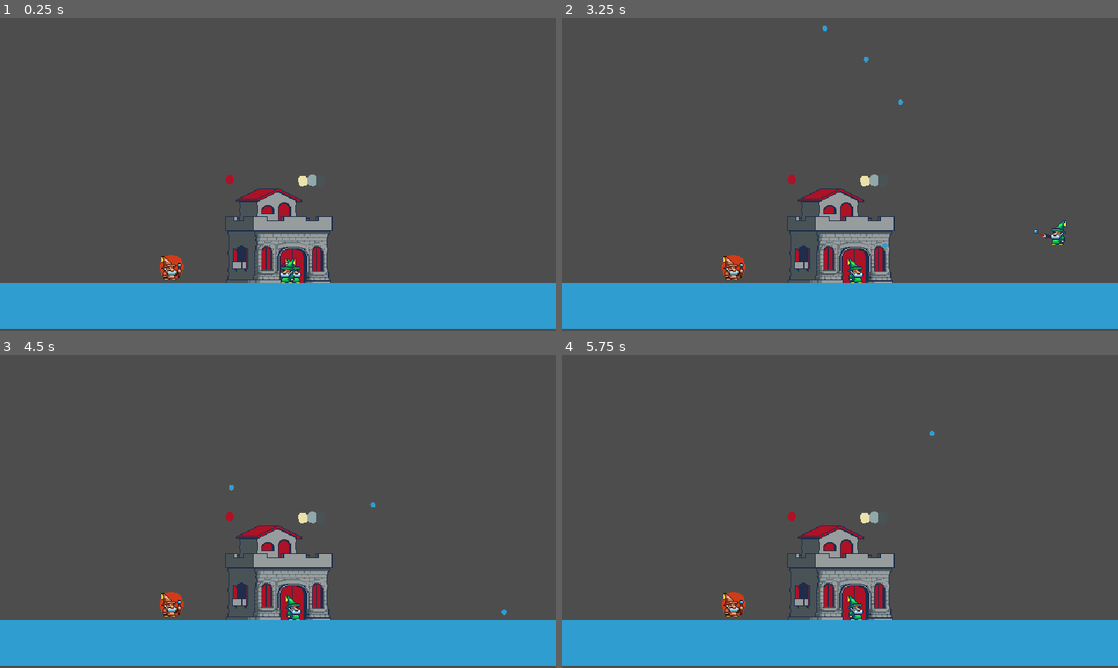
Above: before the commit, frames 1-4 (two rows, left to right).
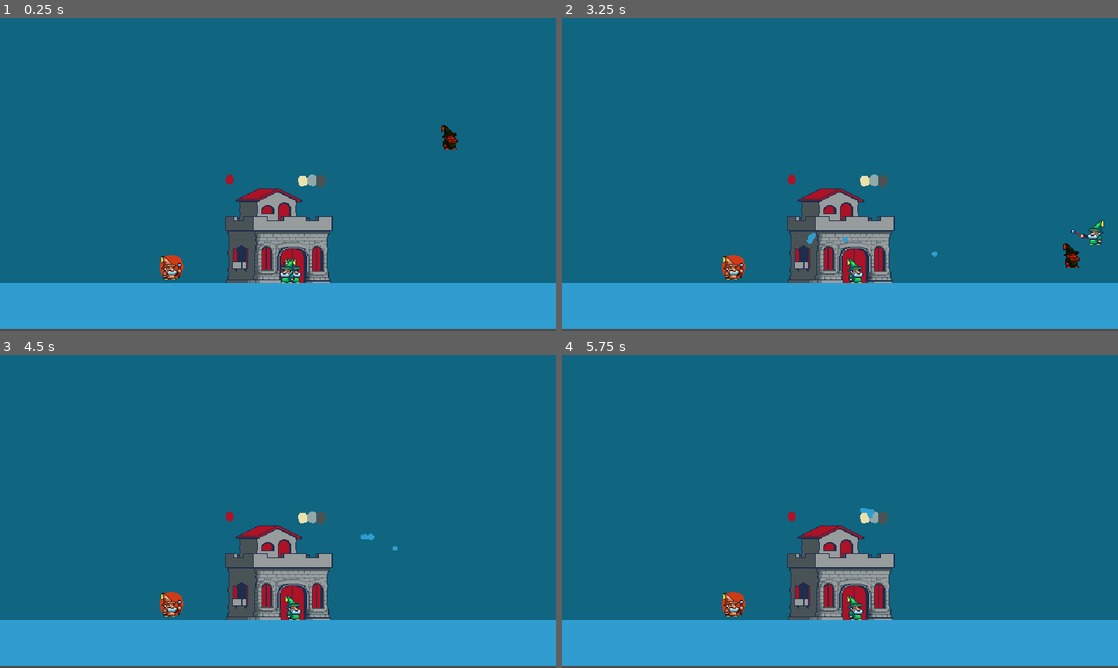
Above: after the commit, the same moments.

Repository: compactcola/dumpus-quest
Game: Godot game, scene res://Scenes/main.tscn
The game is run twice, just before and just after one commit, with the same random seed, the same clock (stepped at 60 frames per second) and the same inputs.
Inputs (mouse positions are in pixels of both pictures, inside the frame that each line leads up to):
- Up to frame 1 (0.25 s): no input
- Up to frame 2 (3.25 s): move the mouse to (962, 158) at 0.52 s; press the mouse at (962, 158) at 0.53 s; hold Right (right) 0.53-2.03 s; tap Space (jump) at 0.77, 1.52, 3.02 s; move the mouse to (728, 190) at 1.27 s; release the mouse at (728, 190) at 1.28 s; click (728, 190) at 1.35 s; move the mouse to (895, 105) at 2.02 s; press the mouse at (895, 105) at 2.03 s; hold A (left) 2.03-2.78 s; right-click (895, 105) at 2.1 s; move the mouse to (812, 237) at 2.77 s; release the mouse at (812, 237) at 2.78 s; hold Right (right) from 2.78 s (still down); click (812, 237) at 2.85 s
- Up to frame 3 (4.5 s): move the mouse to (444, 558) at 3.52 s; press the mouse at (444, 558) at 3.53 s; tap Space (jump) at 3.77 s; move the mouse to (111, 464) at 4.27 s; release Right (right) at 4.28 s; release the mouse at (111, 464) at 4.28 s; hold A (left) from 4.28 s (still down); right-click (111, 464) at 4.35 s
- Up to frame 4 (5.75 s): tap Space (jump) at 4.52 s; click (673, 464) at 4.55 s; move the mouse to (867, 511) at 5.02 s; release A (left) at 5.03 s; press the mouse at (867, 511) at 5.03 s; hold Right (right) from 5.03 s (still down)

The runs differ from the first frame. In frame 1, 79% of the frame differs, in the area x 0-100%, y 0-85%; in frame 2, 80%; in frame 3, 79%; in frame 4, 79%.

Commit message:
Enemies and Homing Bullet

Diff:
--- /dev/null
+++ b/Scenes/enemy.tscn
@@ -0,0 +1,18 @@
+[gd_scene format=3 uid="uid://dblshrwg2o4vc"]
+
+[ext_resource type="Script" uid="uid://byttwasrconw1" path="res://Scripts/enemy.gd" id="1_1f0kj"]
+[ext_resource type="Texture2D" uid="uid://brtt3h76ep6kt" path="res://Assets/dumpus_sprite.png" id="1_hghv2"]
+
+[sub_resource type="CircleShape2D" id="CircleShape2D_dacj3"]
+radius = 11.045361
+
+[node name="Enemy" type="CharacterBody2D" unique_id=1707579218]
+script = ExtResource("1_1f0kj")
+
+[node name="DumpusSprite" type="Sprite2D" parent="." unique_id=654941549]
+modulate = Color(0.82697845, 0.15667307, 0, 1)
+texture = ExtResource("1_hghv2")
+
+[node name="CollisionShape2D" type="CollisionShape2D" parent="." unique_id=1995874871]
+position = Vector2(0, 5)
+shape = SubResource("CircleShape2D_dacj3")
--- /dev/null
+++ b/Scenes/homing_bullet.tscn
@@ -0,0 +1,17 @@
+[gd_scene format=3 uid="uid://d0lj4ibj4h0lv"]
+
+[ext_resource type="Script" uid="uid://cvnc8f1ni5kod" path="res://Scripts/homing_bullet.gd" id="1_0s35j"]
+[ext_resource type="Texture2D" uid="uid://u608yhochy33" path="res://Assets/circle.png" id="1_uj3q4"]
+
+[sub_resource type="CircleShape2D" id="CircleShape2D_0s35j"]
+radius = 3.0
+
+[node name="HomingBullet" type="Area2D" unique_id=864879883]
+script = ExtResource("1_0s35j")
+
+[node name="CollisionShape2D" type="CollisionShape2D" parent="." unique_id=614318173]
+shape = SubResource("CircleShape2D_0s35j")
+
+[node name="Circle" type="Sprite2D" parent="." unique_id=1482554024]
+scale = Vector2(0.1875, 0.1875)
+texture = ExtResource("1_uj3q4")
--- a/Scenes/main.tscn
+++ b/Scenes/main.tscn
@@ -4,26 +4,34 @@
 [ext_resource type="Texture2D" uid="uid://dh1rq2pke4j2b" path="res://Assets/cube.png" id="2_bo1nx"]
 [ext_resource type="Texture2D" uid="uid://c36nlfpio5u2y" path="res://Assets/dumpus_house.png" id="3_8gbba"]
 [ext_resource type="PackedScene" uid="uid://ctbxgw0m8jbql" path="res://Scenes/upgrade.tscn" id="4_jjvhh"]
+[ext_resource type="PackedScene" uid="uid://dblshrwg2o4vc" path="res://Scenes/enemy.tscn" id="5_kry3j"]
 
 [sub_resource type="RectangleShape2D" id="RectangleShape2D_ra2i3"]
 size = Vector2(640, 57)
 
 [node name="Main" type="Node2D" unique_id=1868022394]
 
-[node name="StaticBody2D" type="StaticBody2D" parent="." unique_id=36067439]
+[node name="Background" type="Sprite2D" parent="." unique_id=864478671]
+modulate = Color(0.35307974, 0.6461976, 0.6136495, 1)
+z_index = -50
+position = Vector2(320.49997, 178)
+scale = Vector2(20.15625, 11.25)
+texture = ExtResource("2_bo1nx")
+
+[node name="Ground" type="StaticBody2D" parent="." unique_id=36067439]
 position = Vector2(95.99997, 115)
 
-[node name="CollisionShape2D" type="CollisionShape2D" parent="StaticBody2D" unique_id=597792059]
+[node name="CollisionShape2D" type="CollisionShape2D" parent="Ground" unique_id=597792059]
 position = Vector2(224.00003, 218.5)
 shape = SubResource("RectangleShape2D_ra2i3")
 
-[node name="CharacterBody2D" parent="." unique_id=13518905 instance=ExtResource("1_jjgbg")]
-position = Vector2(331, 287)
-
-[node name="Cube" type="Sprite2D" parent="." unique_id=1455814699]
-position = Vector2(320.49997, 331.5)
+[node name="Cube" type="Sprite2D" parent="Ground" unique_id=1455814699]
+position = Vector2(224.5, 216.5)
 scale = Vector2(20.15625, 1.6562498)
 texture = ExtResource("2_bo1nx")
+
+[node name="Player" parent="." unique_id=13518905 instance=ExtResource("1_jjgbg")]
+position = Vector2(331, 287)
 
 [node name="DumpusHouse" type="Sprite2D" parent="." unique_id=2136069297]
 z_index = -10
@@ -32,3 +40,6 @@
 
 [node name="Area2D" parent="." unique_id=1564626523 instance=ExtResource("4_jjvhh")]
 position = Vector2(198, 286)
+
+[node name="Enemy" parent="." unique_id=1535344257 instance=ExtResource("5_kry3j")]
+position = Vector2(556, 103)
--- /dev/null
+++ b/Scripts/enemy.gd
@@ -0,0 +1,16 @@
+extends CharacterBody2D
+
+@onready var player = get_node("/root/Main/Player")
+
+var health = 2
+var speed = 200
+
+func _physics_process(delta):
+	var direction = (player.position - global_position).normalized()
+	position += direction * speed * delta
+	move_and_slide()
+
+func take_damage():
+	health -= 1
+	if health <= 0:
+		queue_free()
--- /dev/null
+++ b/Scripts/homing_bullet.gd
@@ -0,0 +1,15 @@
+extends Area2D
+
+var speed := 200.0
+var direction: Vector2 = Vector2.ZERO
+
+func _physics_process(delta):
+	var mouse_pos = get_global_mouse_position()
+
+	if position != mouse_pos:
+		direction = (mouse_pos - global_position).normalized()
+
+	position += direction * speed * delta
+
+	if speed <= 400.0:
+		speed += 20.0
--- a/Scripts/staff.gd
+++ b/Scripts/staff.gd
@@ -1,6 +1,7 @@
 extends Node2D
 
 const BULLET := preload("res://Scenes/bullet.tscn")
+const HOMING_BULLET := preload("res://Scenes/homing_bullet.tscn")
 
 @onready var animation_player = $AnimatedSprite2D
 
@@ -39,7 +40,7 @@
 
 
 func shoot():
-	var new_bullet = BULLET.instantiate()
+	var new_bullet = HOMING_BULLET.instantiate()
 
 	get_tree().root.add_child(new_bullet)
 
Not shown, added: Scripts/enemy.gd.uid
Not shown, added: Scripts/homing_bullet.gd.uid
Not shown, changed: README.md
Not shown, added: Scenes/enemy.tscn14537528327.tmp
Not shown, added: Scenes/enemy.tscn14710840710.tmp
